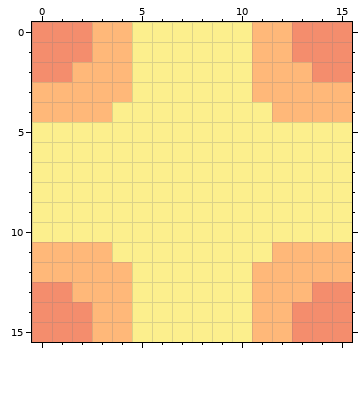
Two states of a pixel-art file, Assets/Effects/center.aseprite. That is the earlier state.
16x16 pixels, 1 frame.
The same view after the edit:
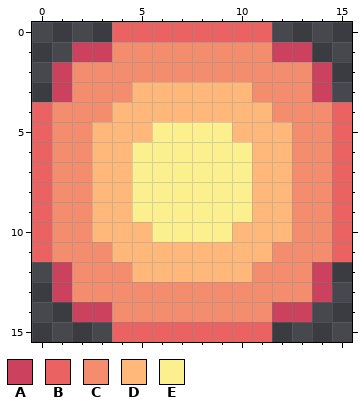
Palette (. is transparent): A #cc425e  B #ea6262  C #f48d6d  D #ffb879  E #fcef8d
Diff:
Changed rows in their new state; - is an unchanged pixel.
first column x 0:
 0 ....BBBBBBBB....
 1 ..AACCCCCCCCAA..
 2 .ACCCCCCCCCCCCA.
 3 .ACCCDDDDDDCCCA.
 4 BCCCDDDDDDDDCCCB
 5 BCCDDD----DDDCCB
 6 BCCDD------DDCCB
 7 BCCDD------DDCCB
 8 BCCDD------DDCCB
 9 BCCDD------DDCCB
10 BCCDDD----DDDCCB
11 BCCCDDDDDDDDCCCB
12 .ACCCDDDDDDCCCA.
13 .ACCCCCCCCCCCCA.
14 ..AACCCCCCCCAA..
15 ....BBBBBBBB....
